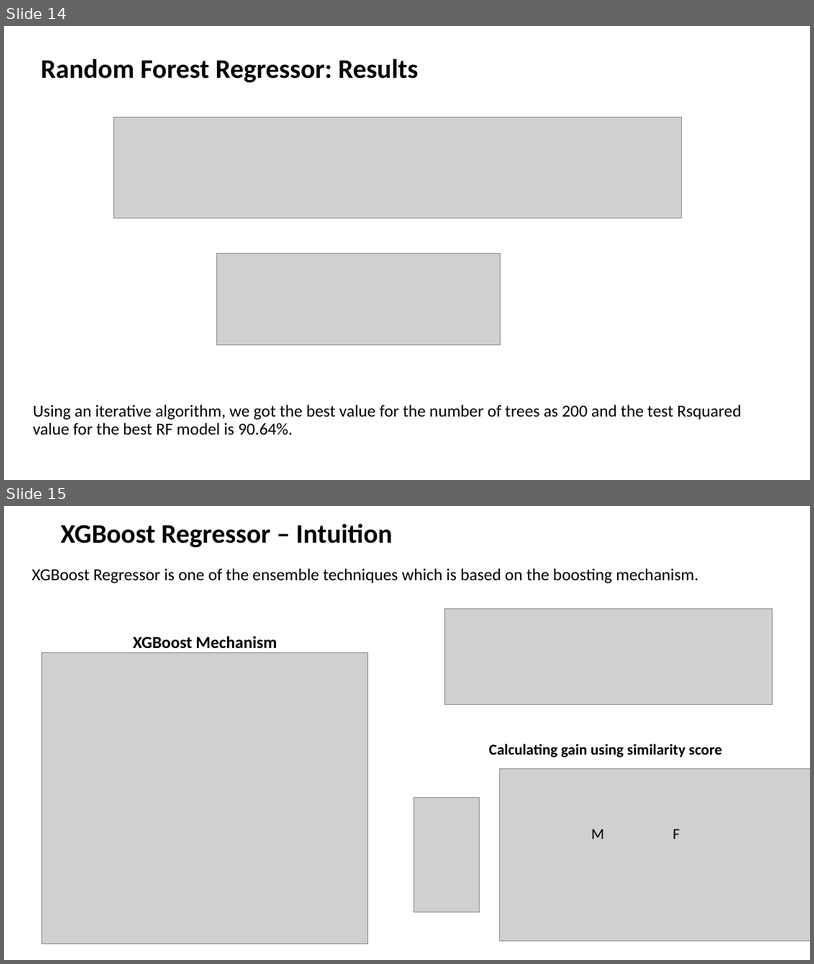
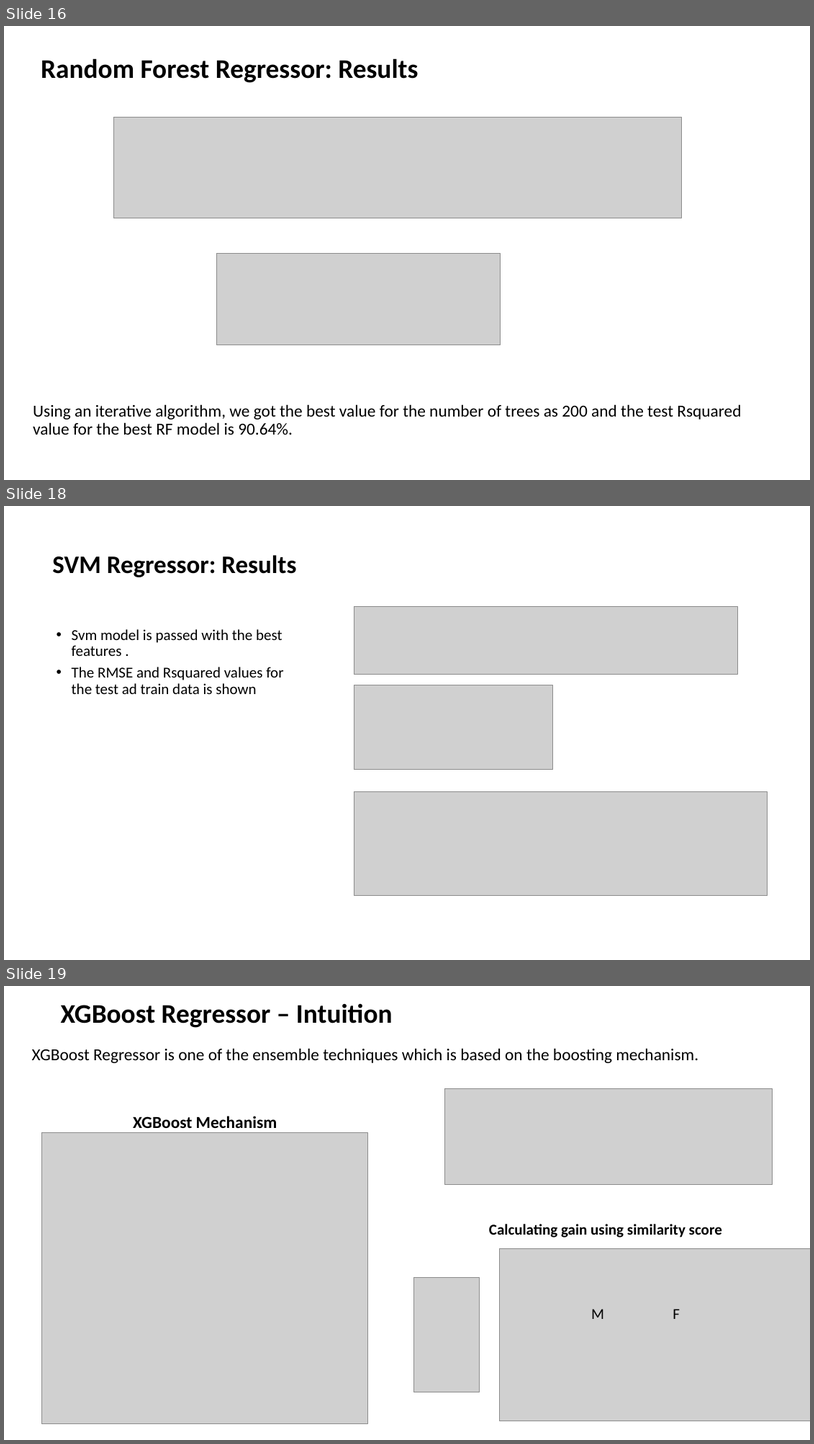
Before and after one commit to MANOJKUMAR1302/22FA_Dataverse_Team08, a slide deck: TEAM 8_FINAL_PRESENTATION.pptx. Shown one above the other, each under a label of ours: slides 14 and 15 before the commit, slides 16, 18 and 19 after it; the slides between them are not shown. The pictures are 814x964 and 814x1444 pixels, drawn with LibreOffice and Linux fonts; fonts in the diff are those of the drawing; grey boxes stand for pictures. Boxes give left, top, right and bottom in pixels: in the first picture for what was removed or moved away, otherwise in the second. Text is boxed around its words. In the diff, an @@ line names an element or a change of style, - is before the commit and + after.

```diff
--- a/TEAM 8_FINAL_PRESENTATION.pptx
+++ b/TEAM 8_FINAL_PRESENTATION.pptx
@@ slide 18 added at [4, 506, 810, 960], background #FFFFFF @@
@@ title added at [52, 555, 296, 577], 30 pt, text #000000, bold @@
+SVM Regressor: Results
@@ picture added at [354, 606, 738, 674] @@
@@ text added at [72, 629, 283, 694], 18 pt, text #000000 @@
+• Svm model is passed with the best features .
+• The RMSE and Rsquared values for the test ad train data is shown
@@ picture added at [354, 685, 553, 769] @@
@@ picture added at [354, 792, 768, 896] @@
@@ what was slide 14 is now slide 16 @@
@@ what was slide 15 is now slide 19 @@
```
Also in this commit, not shown: 3 other slides added, 1 other file.
